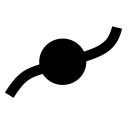
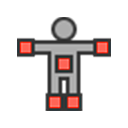
The second 128px x 128px image is a revision of the first. Changes to its layers:
added group "skeleton" with 2 layers above "connect" over 17, 17, 111, 111
added layer "Layer 2" in group "skeleton" over 17, 17, 111, 111
hid group "marker" (1 layers) over 5, 26, 122, 98
